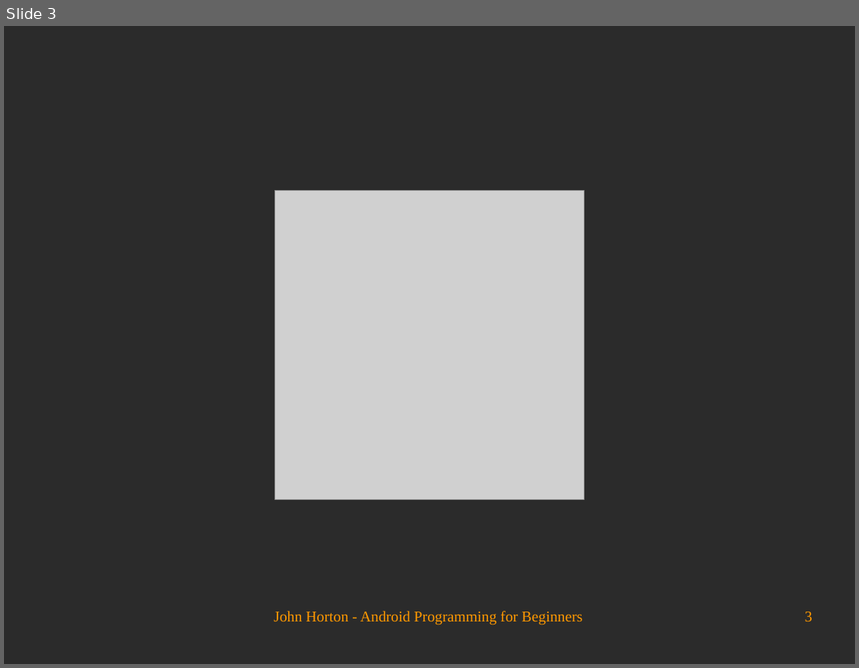
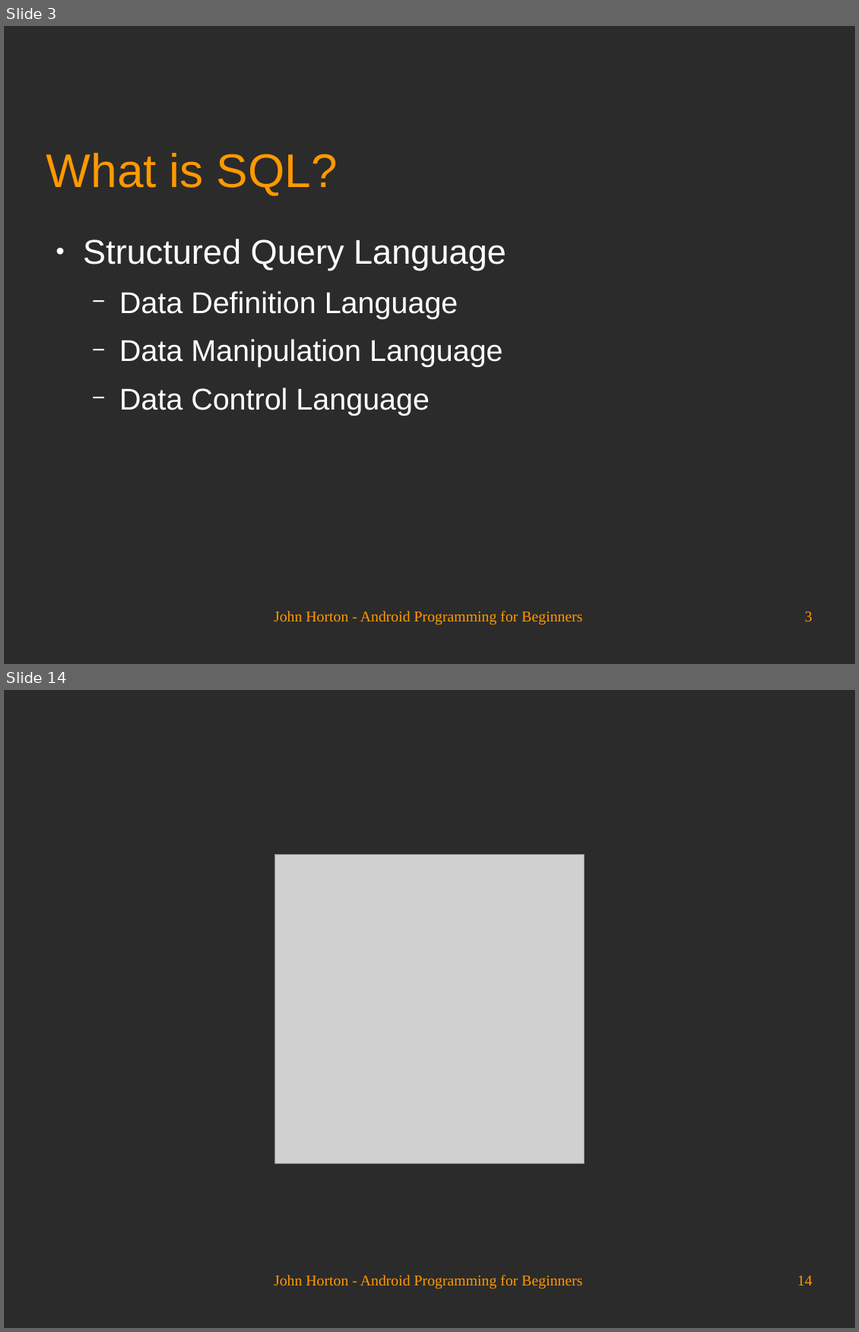
Before and after one commit to Academy-Soft-Intellect/Android-Programming-for-Beginners, a slide deck: 23_Using_SQLite_Databases_in_Our_Apps.odp. Shown one above the other, each under a label of ours: slide 3 before the commit, slides 3 and 14 after it; the slides between them are not shown. The pictures are 859x668 and 859x1332 pixels, drawn with LibreOffice and Linux fonts; fonts in the diff are those of the drawing; grey boxes stand for pictures; background and template pictures are left out; a plain dark background stands for a picture behind light text. Boxes give left, top, right and bottom in pixels: in the first picture for what was removed or moved away, otherwise in the second. Text is boxed around its words. In the diff, an @@ line names an element or a change of style, - is before the commit and + after.

```diff
--- a/23_Using_SQLite_Databases_in_Our_Apps.odp
+++ b/23_Using_SQLite_Databases_in_Our_Apps.odp
@@ slide 3 added at box(4, 26, 855, 664), background picture (left out) @@
@@ title added at box(47, 153, 338, 195), 44 pt, text #FF9900 @@
+What is SQL?
@@ text added at box(83, 239, 506, 415), 28 pt, text #FFFFFF @@
+● Structured Query Language
+  − Data Definition Language
+  − Data Manipulation Language
+  − Data Control Language
@@ text added at box(274, 611, 582, 626), 14 pt, text #FF9900 @@
+John Horton - Android Programming for Beginners
@@ page number added at box(805, 612, 813, 622), 14 pt, text #FF9900 @@
+3
@@ what was slide 3 is now slide 14 @@
@@ page number at box(797, 1276, 813, 1286): text changed @@
-3
+14
```
Also in this commit, not shown: 2 slides changed, 10 other slides added.
